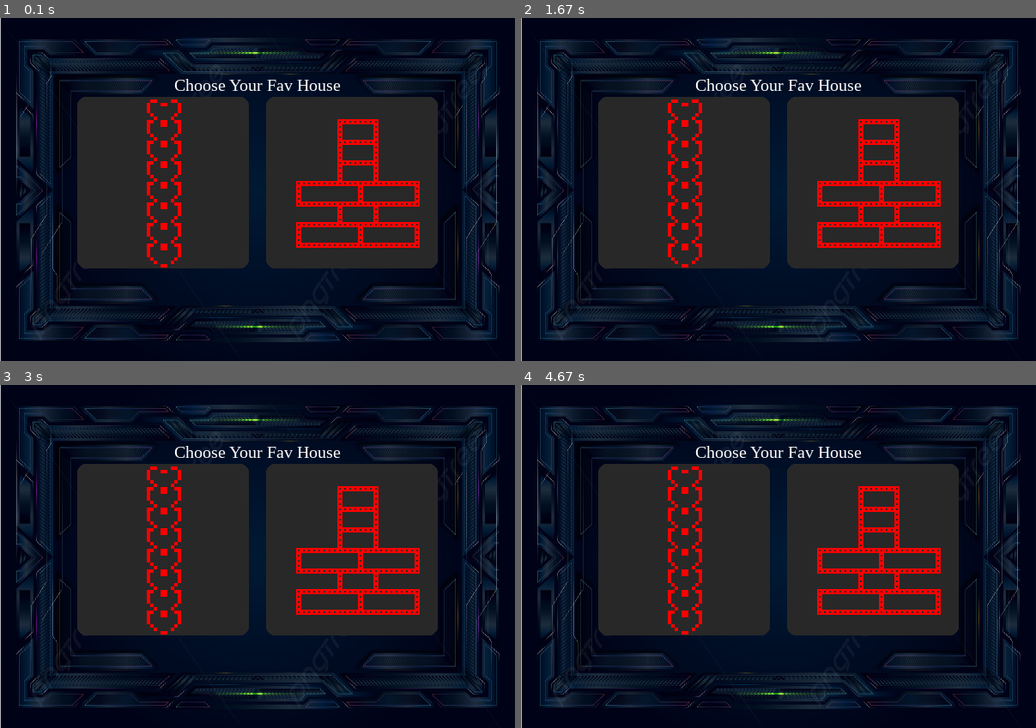
Above: before the commit, frames 1-4 (two rows, left to right).
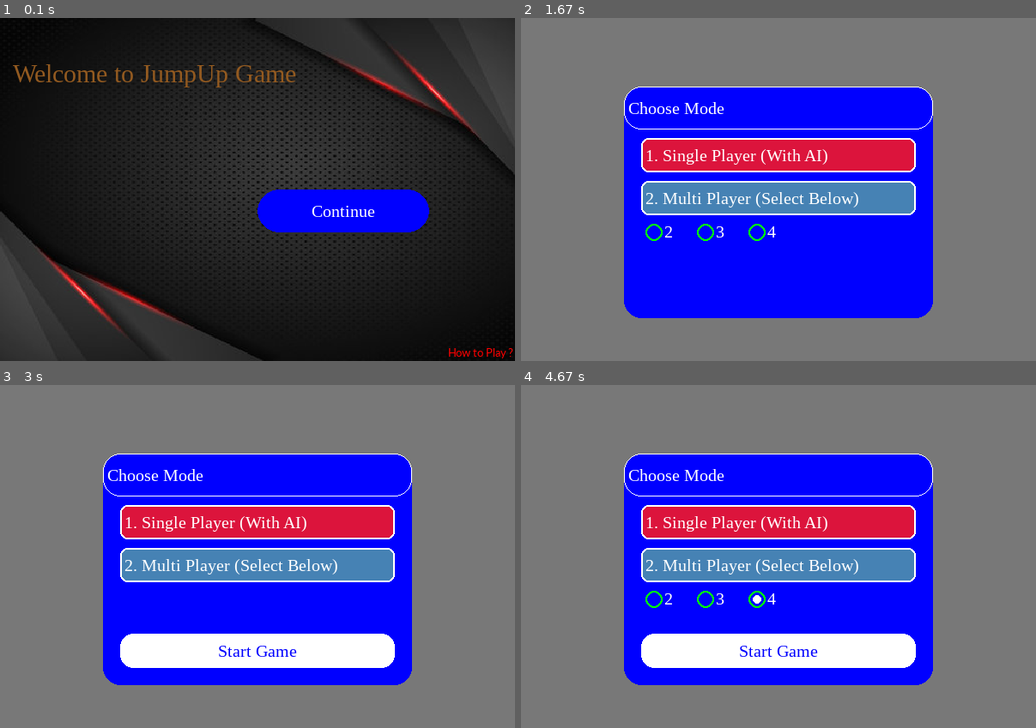
Above: after the commit, the same moments.

Repository: codesmith-abba/Jump-Up
Game: pygame game, started from Python (Pygame)/runner.py
The game is run twice, just before and just after one commit, with the same random seed, the same clock (stepped at 60 frames per second) and the same inputs.
Inputs (mouse positions are in pixels of both pictures, inside the frame that each line leads up to):
- Up to frame 1 (0.1 s): no input
- Up to frame 2 (1.67 s): click (778, 189) at 0.38 s; click (685, 182) at 0.72 s; click (778, 155) at 1.05 s, where only the run after the commit has a clickable "1. Single Player (With AI)"; click (778, 196) at 1.38 s, where only the run after the commit has a clickable "2. Multi Player (Select Below)"
- Up to frame 3 (3 s): click (185, 556) at 1.88 s; tap Enter at 2.17 s; click (236, 556) at 2.55 s; click (360, 529) at 2.88 s
- Up to frame 4 (4.67 s): click (706, 556) at 3.22 s; click (778, 522) at 3.55 s, where only the run after the commit has a clickable "1. Single Player (With AI)"; click (757, 556) at 4.38 s

The runs differ from the first frame. In frame 1, 47% of the frame differs, in the area x 0-100%, y 0-100%; in frame 2, 100%; in frame 3, 100%; in frame 4, 100%.

Commit message:
Add modal, and some ui

Diff:
--- /dev/null
+++ b/Python (Pygame)/color_generator.py
@@ -0,0 +1,21 @@
+import pygame
+from random import randrange
+
+class ColorGenerator:
+    def __init__(self):
+        self.last_update = pygame.time.get_ticks()
+        self.update_interval = 500  # milliseconds (2 seconds)
+        self.current_color = self._generate_colors()
+
+    def _generate_colors(self):
+        r, g, b = randrange(0, 255), randrange(0, 255), randrange(0, 255)
+        return r, g, b
+
+    def update_color(self):
+        now = pygame.time.get_ticks()
+        if now - self.last_update > self.update_interval:
+            self.current_color = self._generate_colors()
+            self.last_update = now
+
+    def get_color(self):
+        return self.current_color
--- /dev/null
+++ b/Python (Pygame)/houses/rect.txt
@@ -0,0 +1,22 @@
+                      ################
+                     #                #
+                    #                  #
+########################################
+#                  #                   #
+#                  #                   #
+#                  #                   #
+#                  #                   #
+#                  #                   #
+########################################
+#                  #                   #
+#                  #                   #
+#                  #                   #
+#                  #                   #
+#                  #                   #
+########################################
+#                  #                   #
+#                  #                   #
+#                  #                   #
+#                  #                   #
+#                  #                   #
+########################################
--- a/Python (Pygame)/jumpup.py
+++ b/Python (Pygame)/jumpup.py
@@ -1,8 +1,12 @@
 from pathlib import Path
 import pygame
+from random import randrange
 import os
 
 from constants import HouseStartEndStr, HouseType
+from color_generator import ColorGenerator
+from modal import Modal
+from player import Player
 
 
 class JumpUp:
@@ -23,7 +27,7 @@
         pygame.init()
         self.WIDTH, self.HEIGHT = self.size = 600, 400
         self.screen = pygame.display.set_mode(self.size)
-        self.smallFont = pygame.font.SysFont('calibri', 10)
+        self.smallFont = pygame.font.SysFont('calibri', 15)
         self.mediumFont = pygame.font.SysFont('Times New Roman', 20)
         self.largeFont = pygame.font.SysFont('Times New Roman', 30)
         pygame.display.set_caption("JumpUp - Let's Bounce!")
@@ -31,9 +35,31 @@
 
         # Colors
         self.WHITE = (255, 255, 255)
+        self.RED = (255, 0, 0, 0)
+        self.BLUE = (0, 0, 255)
+        self.GREEN = (0, 255, 0)
 
         # Game variables
         self.running = True
+        self.MODES = ['Single Player (With AI)', 'Multi Player (Select Below)']
+        self.PLAYERS = [2, 3, 4]
+        self.game_state = 'welcome'
+        self.color_gen = ColorGenerator()
+        self.player = Player()
+        self.modal = Modal()
+        self.scroll_y = 0
+        self.scroll_x = 0
+        self.selected_mode = None
+        self.selected_house = None
+        self.selected_players = 0
+        self.ai_active = False
+        self.ai_turn = False
+        self.house_selected = False
+        self.mode_selected = False
+        self.players_selected = False
+        self.continue_btn_clicked = False
+        self.how_to_clicked = False
+        self.radio_btns = []
         self.WON_HOUSES = {}
 
     def load_house(self, fname: str, path: Path) -> list[str]:
@@ -163,15 +189,99 @@
         for event in pygame.event.get():
             if event.type == pygame.QUIT:
                 self.running = False
+            elif event.type == pygame.MOUSEBUTTONDOWN:
+                if event.button == 4:  # Scroll up
+                    self.scroll_y = max(0, self.scroll_y - 20)
+                elif event.button == 5:  # Scroll down
+                    self.scroll_y += 20
+                elif event.button == 1:
+                    mouse_pos = event.pos
+                    if self.game_state == 'welcome':
+                        if self.continue_btn.collidepoint(mouse_pos):
+                            self.continue_btn_clicked = True
+                        elif self.how_to_rect.collidepoint(mouse_pos):
+                            self.how_to_clicked = True
+                    elif self.game_state == 'choose_house':
+                        for hname, rect in self.houses_rect.items():
+                            if rect.collidepoint(mouse_pos):
+                                self.selected_house = hname
+                                self.house_selected = True
+                                break
+                    elif self.game_state == 'choose_mode':
+                        for mode, mode_rect in self.mode_rects:
+                            if mode_rect.collidepoint(mouse_pos):
+                                self.selected_mode = mode
+                                self.mode_selected = True
+                                break
+                        for radio_num, radio_btn in self.radio_btns:
+                            if radio_btn.collidepoint(mouse_pos):
+                                self.selected_players = radio_num
+                                self.players_selected = True
+            elif event.type == pygame.KEYDOWN:
+                if event.key == pygame.K_RETURN and self.house_selected:
+                    self.house_selected = True
 
     def update(self):
-        # Game logic here (update objects, collisions, etc.)
-        pass
+        self.color_gen.update_color()
+        if self.game_state == 'welcome':
+            if self.continue_btn_clicked:
+                self.game_state = 'choose_house'
+                self.continue_btn_clicked = False
+            elif self.how_to_clicked:
+                self.game_state = 'how_to'
+                self.how_to_clicked = False
+        elif self.game_state == 'choose_house':
+            if self.house_selected:
+                self.game_state = 'choose_mode'
+                self.house_selected = False
+        elif self.game_state == 'choose_mode':
+            if self.mode_selected:
+                self.game_mode = 'next_state'
+                self.mode_selected = False
+            elif self.players_selected:
+                pass
+                # print(f"Players chosen: {self.selected_players}")
 
     def render(self):
-        self._render_houses(self.screen, 10)
-
-    def draw_house(self, surface, shape_lines, start_x, start_y, block_size=20, color=(255, 0, 0), margin=1):
+        if self.game_state == 'welcome':
+            self.welcome(self.screen)
+        elif self.game_state == 'choose_house':
+            self._render_houses(self.screen)
+        elif self.game_state == 'how_to':
+            pass
+        elif self.game_state == 'choose_mode':
+            self.modal.open(self.screen, "Choose Mode", self.render_modes)
+
+            # self.render_selected_house(self.screen)
+
+    def welcome(self, surface):
+        # Welcome Bg
+        self.put_background(surface, self.IMAGES_PATH / 'welcomeBg.jpg')
+
+        # Draw Title Text
+        self.txt_rect = pygame.Rect(self.WIDTH // 2 * .1, self.HEIGHT // 2 * .20, (self.WIDTH // 2), 50)
+        self._draw_text(surface=surface, text="Welcome to JumpUp Game",
+                        font=self.largeFont, box_rect=self.txt_rect,
+                        color=self.color_gen.get_color()
+                        )
+
+        # Continue Button
+        self.continue_btn = pygame.Rect(self.WIDTH * .50, self.HEIGHT // 2, 200, 50)
+        continue_txt = self.mediumFont.render("Continue", True, self.WHITE)
+        continue_txt_rect = continue_txt.get_rect(center=self.continue_btn.center)
+        pygame.draw.rect(surface, self.BLUE, self.continue_btn, border_radius=30)
+        surface.blit(continue_txt, continue_txt_rect)
+
+        # How to Play Button
+        self.how_to_rect = pygame.Rect(self.WIDTH * .85, self.HEIGHT * .95, 100, 20)
+        self._draw_text(surface=surface, text="How to Play ?",
+                        font=self.smallFont, box_rect=self.how_to_rect,
+                        color=self.RED
+                        )
+
+        return None
+
+    def draw_house(self, surface, shape_lines, start_x, start_y, block_size=20, color=(255, 0, 0), margin=2):
         for row_index, row in enumerate(shape_lines):
             for col_index, char in enumerate(row):
                 if char == "#":
@@ -184,44 +294,152 @@
         self.put_background(surface, self.IMAGES_PATH / 'chooseHouseBg.jpg')
         screen_size = surface.get_size()
         cutout_rect = self._get_cutout_rect(screen_size)
-        self._draw_centered_text(surface, "Choose Your Fav House", cutout_rect)
+        self._draw_text(surface=surface,
+                                 text= "Choose Your Fav House",
+                                 font=self.mediumFont, box_rect=cutout_rect)
 
         img_rect = self._get_start_image_rect(screen_size)
 
-
-        # Each house container is 200x200
+        # Set scrollable area
+        surface.set_clip(img_rect)
+
+        # Grid setup
         box_width, box_height = 200, 200
-        start_x = img_rect.x
-        start_y = img_rect.y
+        shapes_per_row = img_rect.width * .01 // 2
+        total_shapes = len(self.HOUSES)
+
+        max_rows = (total_shapes + shapes_per_row - 1) // shapes_per_row
+        total_content_height = max_rows * (box_height + margin)
+        max_scroll = max(0, total_content_height - img_rect.height)
+        self.scroll_y = max(0, min(self.scroll_y, max_scroll))  # clamp scroll
+
+        self.houses_rect = {}
 
         for i, (hname, hshape) in enumerate(self.HOUSES.items()):
-            # Compute shape size
+            row = i // shapes_per_row
+            col = i % shapes_per_row
+
+            x = img_rect.x + col * (box_width + margin)
+            y = img_rect.y + row * (box_height + margin) - self.scroll_y
+
+            # Skip drawing if off-screen (for performance)
+            if y + box_height < img_rect.top or y > img_rect.bottom:
+                continue
+
+            # Compute house dimensions
             rows = len(hshape)
             cols = max(len(line) for line in hshape)
-
-            # Calculate block_size that fits inside 200x200
             max_block_w = box_width // cols
             max_block_h = box_height // rows
             scaled_block_size = min(block_size, max_block_w, max_block_h)
 
-            # Compute actual size in pixels
             shape_width = cols * scaled_block_size
             shape_height = rows * scaled_block_size
 
-            # Center the house inside the 200x200 box
-            box_x = start_x
-            box_y = start_y
-            shape_x = box_x + (box_width - shape_width) // 2
-            shape_y = box_y + (box_height - shape_height) // 2
+            shape_x = x + (box_width - shape_width) // 2
+            shape_y = y + (box_height - shape_height) // 2
 
             # Draw background box
-            pygame.draw.rect(surface, (40, 40, 40), (box_x, box_y, box_width, box_height), border_radius=10)
+            shape_rect = pygame.draw.rect(surface, (40, 40, 40), (x, y, box_width, box_height), border_radius=10)
 
             # Draw the house inside the box
-            self.draw_house(surface, hshape, shape_x, shape_y, block_size=scaled_block_size, color=color)
-
-            # Update x for next house
-            start_x += box_height + margin
+            self.draw_house(surface, hshape, shape_x, shape_y + 2, scaled_block_size, color)
+
+            self.houses_rect[hname] = shape_rect
+        # Reset clipping
+        surface.set_clip(None)
+
+    def render_modes(self, surface, body_rect):
+        """
+        Render the game modes as clickable options within the modal body.
+        This function is designed to be used as the 'body' parameter in modal.open()
+
+        Args:
+            surface: The pygame surface to draw on
+            body_rect: The rectangle defining the area for the body content
+        """
+        # Background for the modes area
+        bg = pygame.draw.rect(surface, self.BLUE, body_rect, border_radius=10)
+
+        # Calculate positions for each mode
+        mode_height = 40
+        start_y = body_rect.top + 10
+        spacing = 10
+
+        self.mode_rects = []
+
+        # Draw each mode as a button-like option
+        for i, mode in enumerate(self.MODES):
+            y_pos = start_y + i * (mode_height + spacing)
+            mode_rect = pygame.Rect(body_rect.left + 20, y_pos, body_rect.width - 40, mode_height)
+
+            # Button background
+            button_color = (70, 130, 180) if i == 1 else (220, 20, 60)  # Different colors for each mode
+            pygame.draw.rect(surface, button_color, mode_rect, border_radius=8)
+
+            # Button text
+            mode_text = self.mediumFont.render(f"{i+1}. {mode}", True, (255, 255, 255))
+            text_rect = mode_text.get_rect(center=mode_rect.center, left=mode_rect.left + 5)
+            surface.blit(mode_text, text_rect)
+
+            if self.selected_mode == 'Multi Player (Select Below)':
+                self.choose_multi_player_num(surface, mode_rect)
+                if self.selected_players:
+                    self.draw_start_btn(surface, mode_rect.left, bg.height + mode_rect.height * 2 + 10, mode_rect.width)
+
+            if self.selected_mode == 'Single Player (With AI)':
+                self.ai_active = True
+                self.draw_start_btn(surface, mode_rect.left, bg.height + mode_rect.height * 2 + 10, mode_rect.width)
+
+            # Add visual feedback (hover effect would be handled by modal system)
+            pygame.draw.rect(surface, (255, 255, 255), mode_rect, 2, border_radius=8)
+
+            self.mode_rects.append((mode, mode_rect))
+
+    def draw_start_btn(self, surface, start_x, start_y, width, height=40):
+        play_btn = pygame.Rect(start_x, start_y, width, height)
+        play_txt = self.mediumFont.render("Start Game", True, self.BLUE)
+        play_txt_rect = play_txt.get_rect(center=play_btn.center)
+        pygame.draw.rect(surface, self.WHITE, play_btn, border_radius=15)
+        surface.blit(play_txt, play_txt_rect)
+
+    def choose_multi_player_num(self, surface, rect):
+
+        # Radio Btn rect
+        start_x = rect.x + 5
+        start_y = rect.top + 50
+        margin = 50
+
+        for i in range(len(self.PLAYERS)):
+            radio_btn = pygame.Rect(start_x, start_y, 20, 20)
+            num = self.mediumFont.render(str(self.PLAYERS[i]), True, self.WHITE)
+            num_rect = num.get_rect(left=start_x + 22, top=radio_btn.top -2)
+            pygame.draw.rect(surface, self.GREEN, radio_btn, 2, 50)
+            surface.blit(num, num_rect)
+
+            if self.selected_players == self.PLAYERS[i]:
+                pygame.draw.circle(surface, self.WHITE, radio_btn.center, 5)
+
+            start_x += + margin + num_rect.width
+
+            self.radio_btns.append((self.PLAYERS[i], radio_btn))
+
+    def render_selected_house(self, surface, block_size=10, color=(255,255,255)):
+        self.put_background(surface, self.IMAGES_PATH / 'playBg.jpg')
+
+        w,h = surface.get_size()
+
+        rect_left = w * .15
+        rect_top = h * .2
+
+        house_rect = pygame.Rect(rect_left, rect_top, w -2* rect_left, h - rect_top - rect_top)
+
+        start_x = house_rect.x
+        start_y = house_rect.y
+
+        for hname, hsape in self.HOUSES.items():
+            if self.selected_house == hname:
+                self.draw_house(surface, hsape, start_x, start_y, block_size, self.color_gen.get_color())
 
     def _get_cutout_rect(self, screen_size):
         width, height = screen_size
@@ -238,9 +456,9 @@
         margin_h_top = height * 0.23 # Just to scale with the cutout rect 23%
         return pygame.Rect(margin_w, margin_h_top, width - 2 * margin_w, height - margin_h_top - margin_h_top)
 
-    def _draw_centered_text(self, surface, text, box_rect, color=(255, 255, 255)):
+    def _draw_text(self, surface, text, font, box_rect, color=(255, 255, 255)):
         """Draw text centered within a given rect box."""
-        text_surface = self.mediumFont.render(text, True, color)
+        text_surface = font.render(text, True, color)
         text_rect = text_surface.get_rect(center=box_rect.center)
         surface.blit(text_surface, text_rect)
 
@@ -251,7 +469,7 @@
             bg_image = pygame.transform.scale(bg_image, surface.get_size())
 
         else:
-            if width == 0 and height == 0:
+            if width <= 0 and height <= 0:
                 raise ValueError("Width and Hieght must be > Zero, Or set full_screen=True")
 
         surface.blit(bg_image, (width, height))
--- /dev/null
+++ b/Python (Pygame)/modal.py
@@ -0,0 +1,105 @@
+import pygame
+
+class Modal:
+    def __init__(self):
+        self.width = 0
+        self.height = 0
+
+        self.ovr_color = (0, 0, 0, 128)
+        self.WHITE = (255, 255, 255)
+        self.headerFont = pygame.font.SysFont("Times new roman", 20)
+
+    def open(self, surface, title, body, bg_color=(0, 0, 255), actions=None):
+        # Overlay
+        self.draw_overlay(surface)
+
+        w, h = surface.get_size()
+        start_x = w * 0.2
+        start_y = h * 0.2
+
+        # Title height
+        title_height = 50
+
+        # Measure body height
+        if isinstance(body, str):
+            body_font = pygame.font.SysFont("Arial", 16)
+            body_txt = body_font.render(body, True, self.WHITE)
+            body_height = body_txt.get_height() + 20  # + padding
+        elif isinstance(body, pygame.Surface):
+            body_height = body.get_height() + 20
+        elif callable(body):
+            # Callables are tricky — you can pass expected height
+            body_height = 200  # default/fallback height
+        else:
+            body_height = 50  # safety
+
+        # Total height = title + body + padding
+        content_height = title_height + body_height + 20  # +20 = top/bottom padding
+
+        # Content Rect (centered vertically based on content)
+        content_rect = pygame.Rect(
+            start_x,
+            start_y,
+            w - 2 * start_x,
+            content_height
+        )
+        pygame.draw.rect(surface, bg_color, content_rect, border_radius=20)
+
+        # Title Rect
+        title_rect = pygame.Rect(start_x, start_y, w - 2 * start_x, title_height)
+        title_txt = self.headerFont.render(title, True, self.WHITE)
+        title_txt_rect = title_txt.get_rect(center=title_rect.center, left=title_rect.left + 5)
+        pygame.draw.rect(surface, self.WHITE, title_rect, 1, border_radius=20)
+        surface.blit(title_txt, title_txt_rect)
+
+        # Body Rect
+        body_rect = pygame.Rect(start_x, start_y + title_height, w - 2 * start_x, body_height)
+
+        # Render body
+        if isinstance(body, str):
+            body_txt_rect = body_txt.get_rect(center=body_rect.center) # type: ignore
+            surface.blit(body_txt, body_txt_rect) # type: ignore
+        elif isinstance(body, pygame.Surface):
+            body_img_rect = body.get_rect(center=body_rect.center)
+            surface.blit(body, body_img_rect)
+        elif callable(body):
+            body(surface, body_rect)
+
+        # Optional: handle actions here if needed
+
+
+    def update(self):
+        """
+        Update the modal state and handle user interactions.
+        This method should be called in the main game loop when the modal is active.
+        """
+        for event in pygame.event.get():
+            if event.type == pygame.QUIT:
+                return 'quit'
+
+            if event.type == pygame.KEYDOWN:
+                if event.key == pygame.K_ESCAPE:
+                    return 'close'
+                elif event.key == pygame.K_RETURN:
+                    return 'confirm'
+
+            if event.type == pygame.MOUSEBUTTONDOWN:
+                if event.button == 1:  # Left mouse button
+                    # Here you could check if buttons were clicked
+                    # For now, just return close when clicking outside
+                    return 'close'
+
+        return None
+
+    def draw_overlay(self, surface, color=(0, 0, 0), alpha=128):
+        """
+        Draws a semi-transparent overlay on top of the given surface.
+
+        Args:
+            surface (pygame.Surface): The surface to draw on (e.g., your game screen).
+            color (tuple): RGB color of the overlay (default = black).
+            alpha (int): Transparency level (0 = fully transparent, 255 = fully opaque).
+        """
+        overlay = pygame.Surface(surface.get_size(), pygame.SRCALPHA)
+        overlay.fill((*color, alpha))  # Unpack RGB and add alpha
+        surface.blit(overlay, (0, 0))
--- a/Python (Pygame)/player.py
+++ b/Python (Pygame)/player.py
@@ -1,7 +1,6 @@
 class Player:
     def __init__(self):
         self.max_players = 4
-        self.min_players = 2
         self.players = []
 
     def add_player(self, player):
Not shown, added: Python (Pygame)/.gitignore
